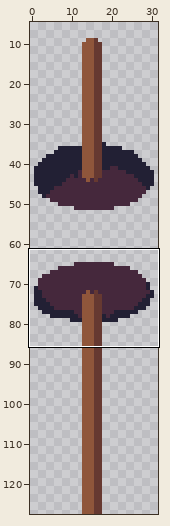
A sprite sheet gets an edit: maps/rutsche.png. The first picture is a wide view before the edit; the outline marks the close-up.
Close-up. The starting point:
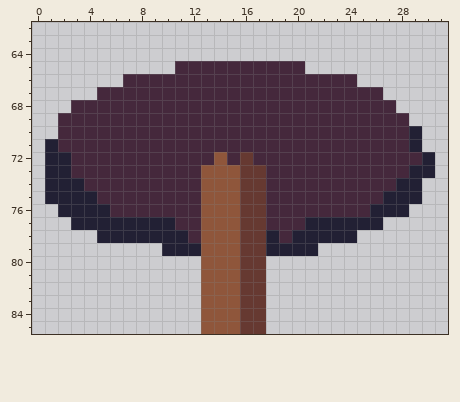
The file is 32x128 pixels. Shown: x 0..31, y 62..85. The wide view leaves out empty margins.
Now the later version:
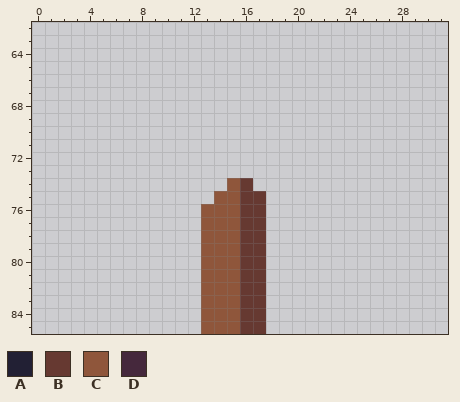
Palette (. is transparent): A #222034  B #663931  C #8f563b  D #45283c
Log entry: no hole in slide up
What changed:
Colour A is gone in row 70 at x 29; in row 71 at x 1 and 29; in row 72 at x 1 to 2 and 30; in row 73 at x 1 to 2 and 29 to 30; in row 74 at x 1 to 3 and 28 to 29; in row 75 at x 1 to 4 and 27 to 29.
Colour A is gone in row 76 at x 2 to 5 and 26 to 28; in row 77 at x 3 to 10 and 21 to 26; in row 78 at x 5 to 11, 18 and 20 to 24; in row 79 at x 10 to 12 and 18 to 21.
Colour B is gone in row 72 at x 16; in row 73 at x 16 to 17; in row 74 at x 17.
Colour C is gone in row 72 at x 14; in row 73 at x 13 to 15; in row 74 at x 13 to 14; in row 75 at x 13.
Colour D is gone in row 65 at x 11 to 20; in row 66 at x 7 to 24; in row 67 at x 5 to 26; in row 68 at x 3 to 27; in rows 69 to 71 at x 2 to 28; in row 72 at x 3 to 13, 15 and 17 to 29.
Colour D is gone in row 73 at x 3 to 12 and 18 to 28; in row 74 at x 4 to 12 and 18 to 27; in row 75 at x 5 to 12 and 18 to 26; in row 76 at x 6 to 12 and 18 to 25; in row 77 at x 11 to 12 and 18 to 20; in row 78 at x 12 and 19.
Boxes around the changes in both close-ups, in picture pixels (x1, y1, x2, y2):
erased: (45, 61, 435, 256)
